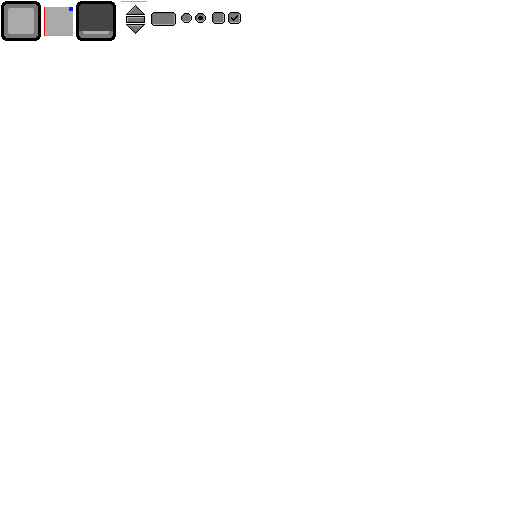
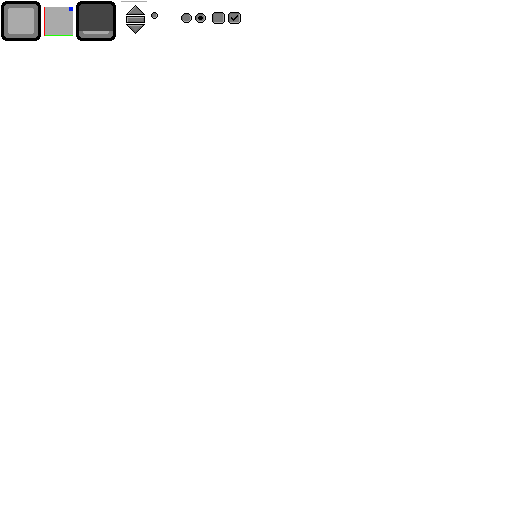
Layer changes from the first 512px x 512px image to the second:
painted on "Background" over (151, 12, 176, 26)
